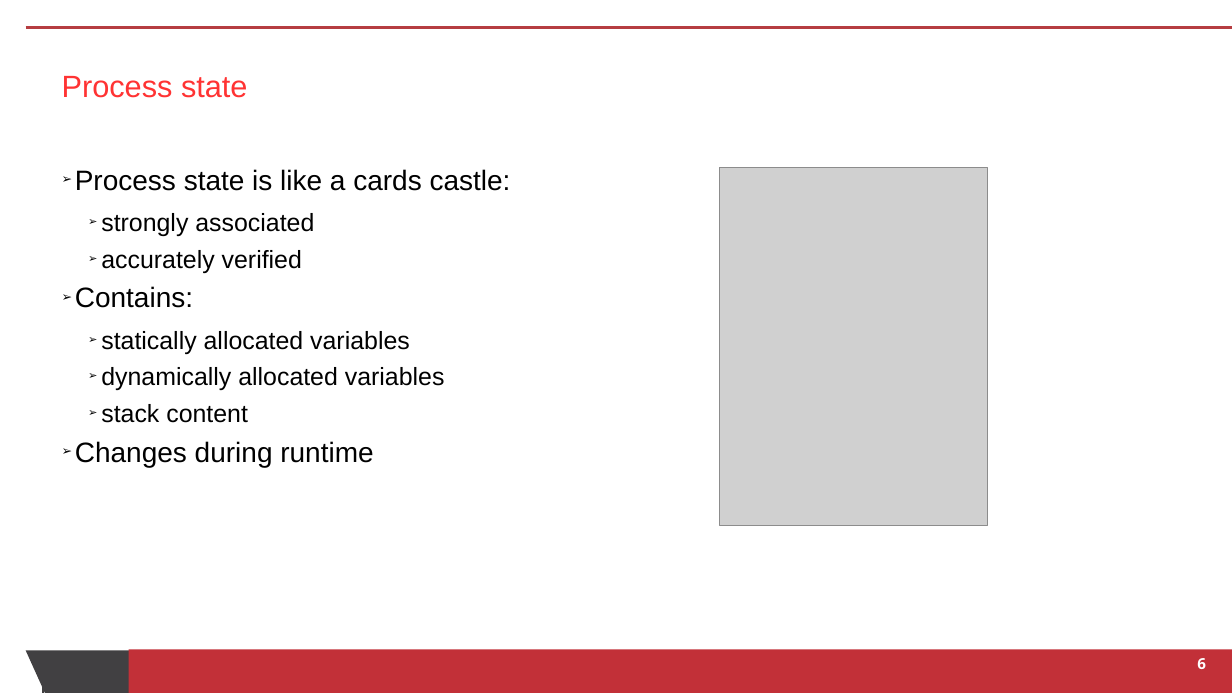
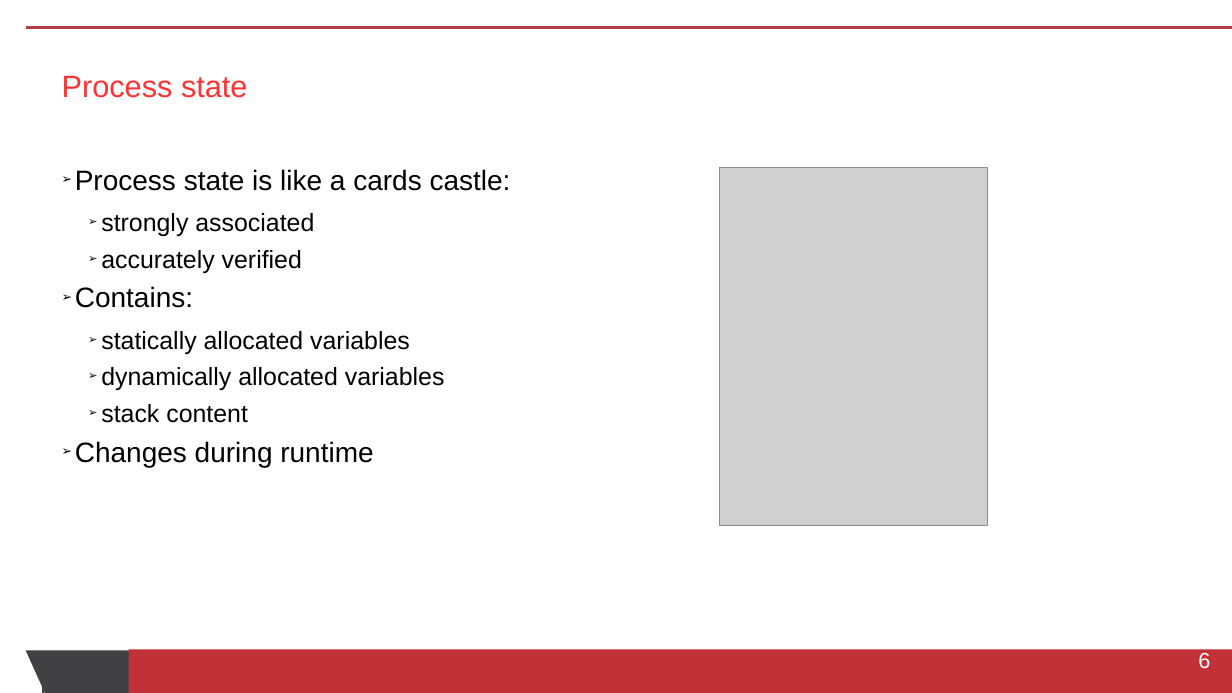
Before and after one commit to skinsbursky/presentations, a slide deck: slide 6 of lup-devconf.odp. Drawn at 1232x693 pixels with LibreOffice and Linux fonts; fonts in the diff are those of the drawing; grey boxes stand for pictures. Boxes give left, top, right and bottom in pixels: in the first picture for what was removed or moved away, otherwise in the second. Text is boxed around its words. In the diff, an @@ line names an element or a change of style, - is before the commit and + after.

```diff
--- a/lup-devconf.odp
+++ b/lup-devconf.odp
@@ page number at (1198, 653, 1210, 668): size 19.5 to 28 pt, font Open Sans to Arial, letter spacing 0.1 to 0 pt, bold off; alignment left to right; indent changed; line spacing 20.4pt to 1 @@
```
Also in this commit, not shown: 10 other slides changed, 1 other file.
